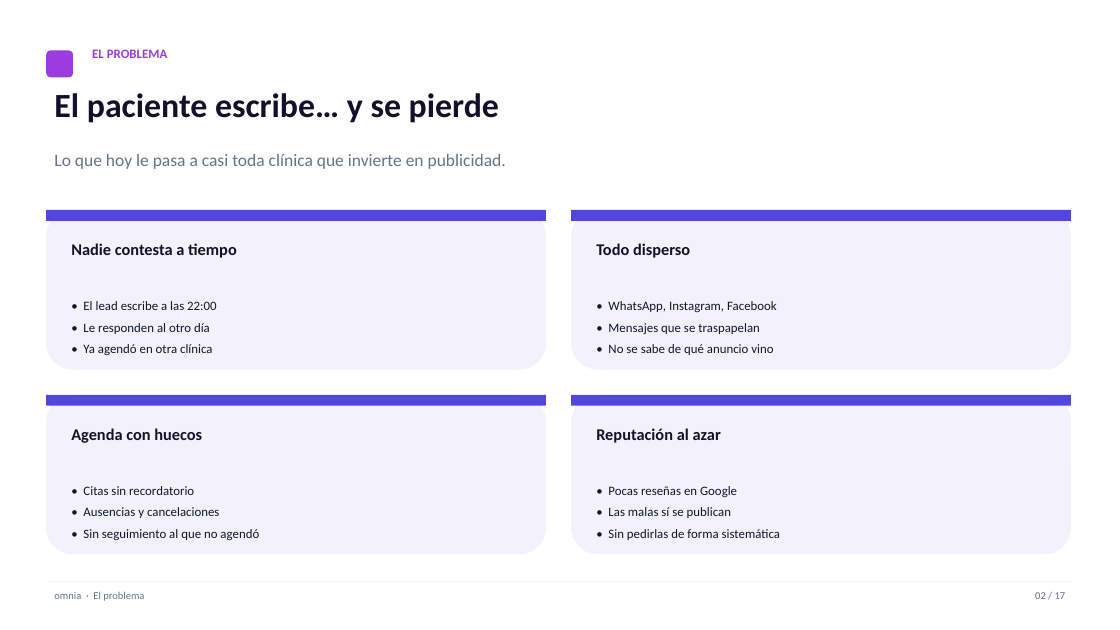
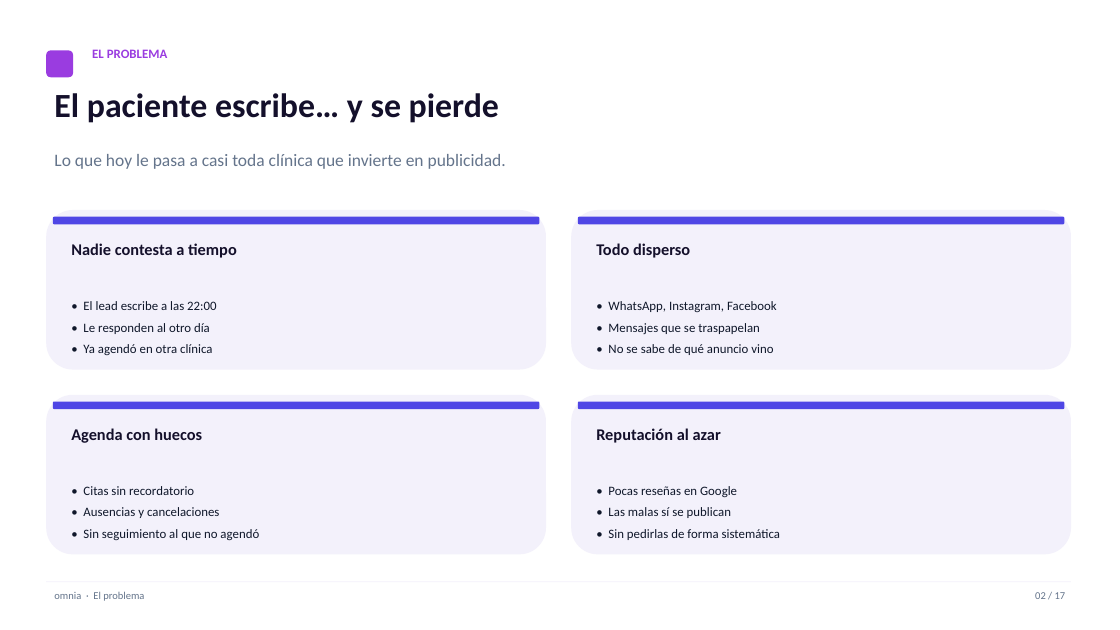
Before and after one commit to henrybuenano-ux/snapshot-generico, a slide deck: slide 2 of presentacion/omnia-sistema-clinicas.pptx. Drawn at 1120x630 pixels with LibreOffice and Linux fonts; fonts in the diff are those of the drawing. Boxes give left, top, right and bottom in pixels: in the first picture for what was removed or moved away, otherwise in the second. Text is boxed around its words. In the diff, an @@ line names an element or a change of style, - is before the commit and + after.

```diff
--- a/presentacion/omnia-sistema-clinicas.pptx
+++ b/presentacion/omnia-sistema-clinicas.pptx
@@ rounded rectangle: place and size @@
-rounded rectangle at bbox=[46, 210, 546, 221]
+rounded rectangle at bbox=[53, 217, 539, 224]
@@ rectangle to rounded rectangle in 4 elements at bbox=[53, 217, 539, 224], bbox=[53, 402, 539, 409], bbox=[578, 402, 1065, 409], bbox=[578, 217, 1065, 224] @@
@@ rounded rectangle: place and size @@
-rounded rectangle at bbox=[571, 210, 1071, 221]
+rounded rectangle at bbox=[578, 217, 1065, 224]
@@ rounded rectangle: place and size @@
-rounded rectangle at bbox=[46, 395, 546, 406]
+rounded rectangle at bbox=[53, 402, 539, 409]
@@ rounded rectangle: place and size @@
-rounded rectangle at bbox=[571, 395, 1071, 406]
+rounded rectangle at bbox=[578, 402, 1065, 409]
```
Also in this commit, not shown: 10 other slides changed, 1 slide added, 1 slide removed, 1 other file.
